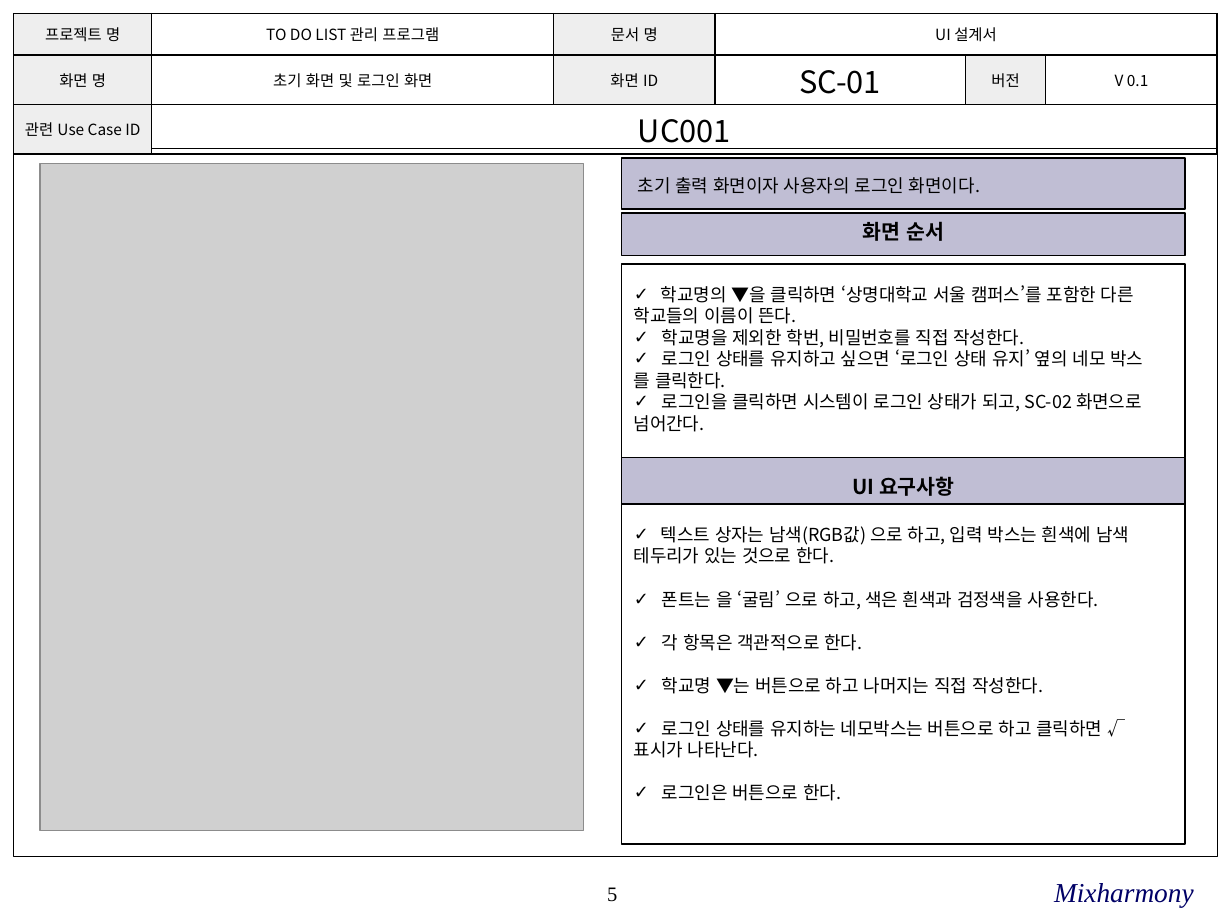
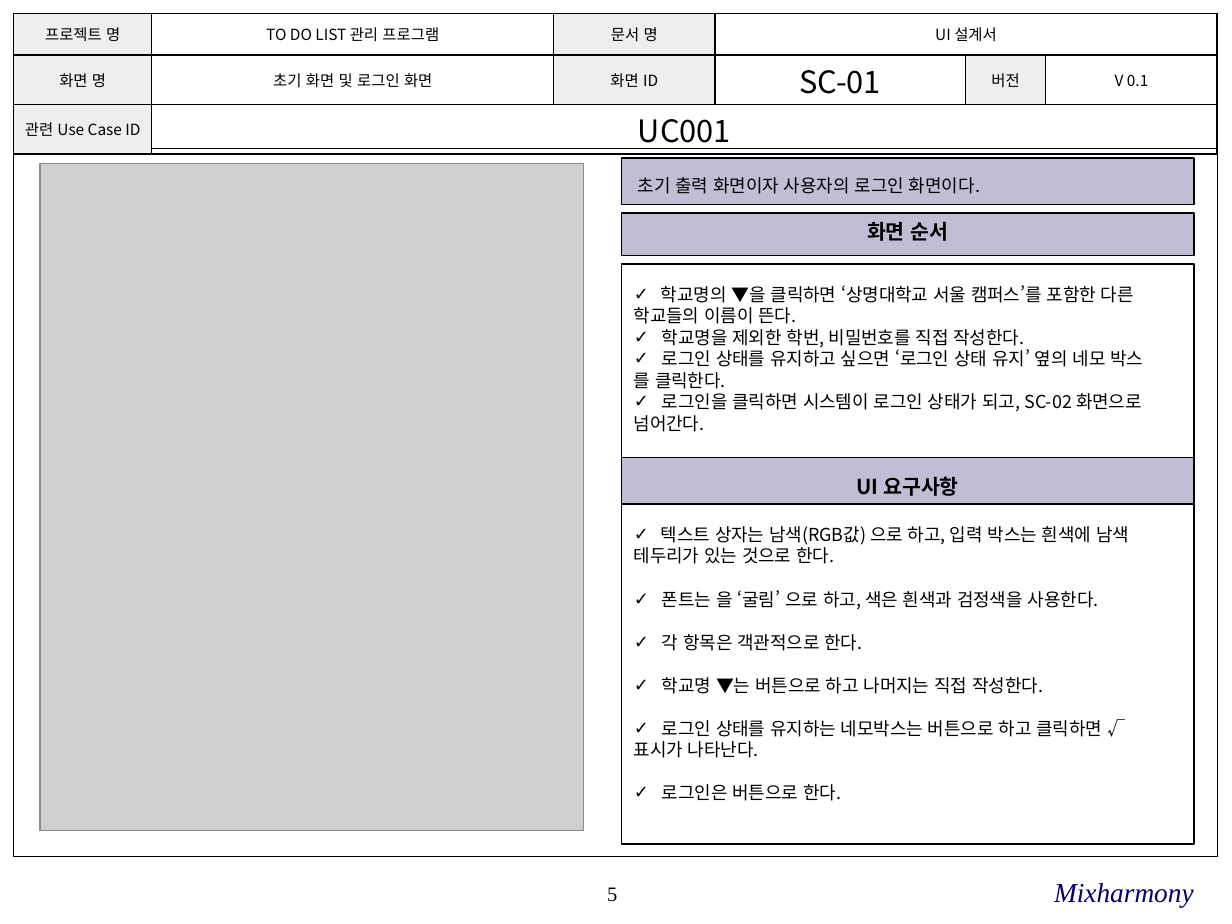
Before and after one commit to SE-admin/SE2017_2_mixharmony, a slide deck: slide 5 of doc/3_ 설계서/UI Design Template.pptx. Drawn at 1232x924 pixels with LibreOffice and Linux fonts; fonts in the diff are those of the drawing; grey boxes stand for pictures; background and template pictures are left out. Boxes give left, top, right and bottom in pixels: in the first picture for what was removed or moved away, otherwise in the second. Text is boxed around its words. In the diff, an @@ line names an element or a change of style, - is before the commit and + after.

```diff
--- a/doc/3_ 설계서/UI Design Template.pptx
+++ b/doc/3_ 설계서/UI Design Template.pptx
@@ rectangle "초기 출력 화면이자 사용자의 로그인 ...": place and size @@
-rectangle "초기 출력 화면이자 사용자의 로그인 ..." at bbox=[622, 158, 1186, 208]
+rectangle "초기 출력 화면이자 사용자의 로그인 ..." at bbox=[622, 158, 1194, 205]
@@ rectangle "화면 순서": place and size @@
-rectangle "화면 순서" at bbox=[622, 213, 1186, 256]
+rectangle "화면 순서" at bbox=[622, 213, 1194, 256]
@@ rectangle "학교명의 ▼을 클릭하면 ‘상명대학교 서울 ...": place and size @@
-rectangle "학교명의 ▼을 클릭하면 ‘상명대학교 서울 ..." at bbox=[622, 264, 1186, 457]
+rectangle "학교명의 ▼을 클릭하면 ‘상명대학교 서울 ..." at bbox=[622, 264, 1194, 457]
@@ rectangle "UI 요구사항": place and size @@
-rectangle "UI 요구사항" at bbox=[622, 457, 1186, 504]
+rectangle "UI 요구사항" at bbox=[622, 457, 1194, 504]
@@ rectangle "텍스트 상자는 남색(RGB값) 으로 하고, ...": place and size @@
-rectangle "텍스트 상자는 남색(RGB값) 으로 하고, ..." at bbox=[622, 504, 1186, 844]
+rectangle "텍스트 상자는 남색(RGB값) 으로 하고, ..." at bbox=[622, 504, 1194, 844]
```
Also in this commit, not shown: 1 other slide changed.
